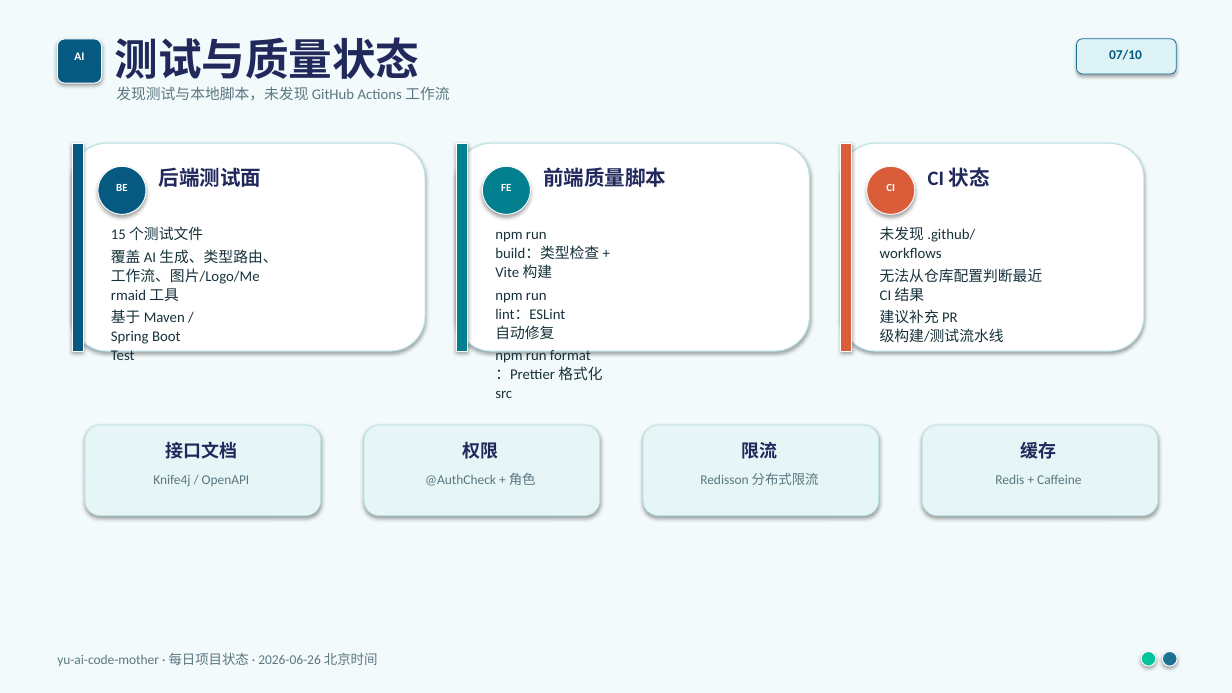
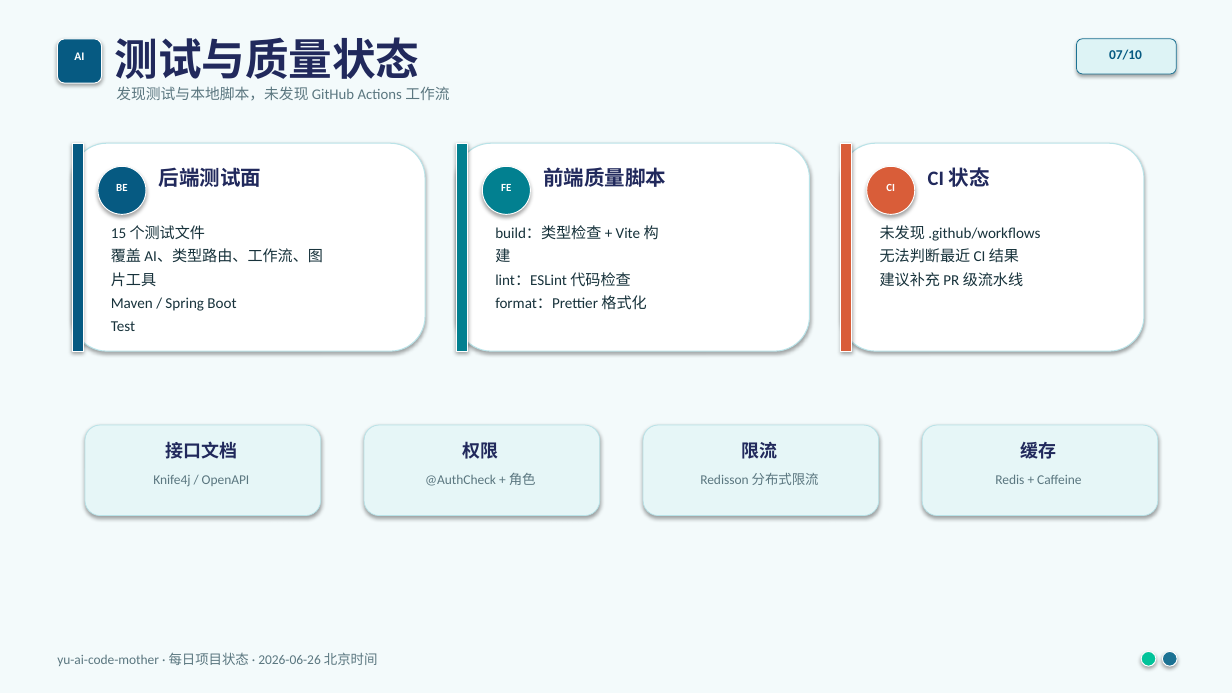
Before and after one commit to liyupi/yu-ai-code-mother, a slide deck: slide 7 of docs/reports/project-status-2026-06-26.pptx. Drawn at 1232x693 pixels with LibreOffice and Linux fonts; fonts in the diff are those of the drawing. Boxes give left, top, right and bottom in pixels: in the first picture for what was removed or moved away, otherwise in the second. Text is boxed around its words. In the diff, an @@ line names an element or a change of style, - is before the commit and + after.

```diff
--- a/docs/reports/project-status-2026-06-26.pptx
+++ b/docs/reports/project-status-2026-06-26.pptx
@@ text at [111, 225, 205, 331]: size 11.5 to 11.8 pt in "15 个测试文件", "Test" @@
@@ text at [495, 225, 659, 310]: text changed; size 11.5 to 11.8 pt @@
-npm run
-build：类型检查 +
-Vite 构建
-npm run
-lint：ESLint
-自动修复
-npm run format
-：Prettier 格式化
-src
+build：类型检查 + Vite 构
+建
+lint：ESLint 代码检查
+format：Prettier 格式化
@@ text at [880, 225, 1040, 287]: text changed; size 11.5 to 11.8 pt @@
-未发现 .github/
-workflows
-无法从仓库配置判断最近
-CI 结果
-建议补充 PR
-级构建/测试流水线
+未发现 .github/workflows
+无法判断最近 CI 结果
+建议补充 PR 级流水线
@@ text at [111, 248, 323, 311]: text changed; size 11.5 to 11.8 pt @@
-覆盖 AI 生成、类型路由、
-工作流、图片/Logo/Me
-rmaid 工具
-基于 Maven /
-Spring Boot
+覆盖 AI、类型路由、工作流、图
+片工具
+Maven / Spring Boot
```
Also in this commit, not shown: 9 other slides changed.
